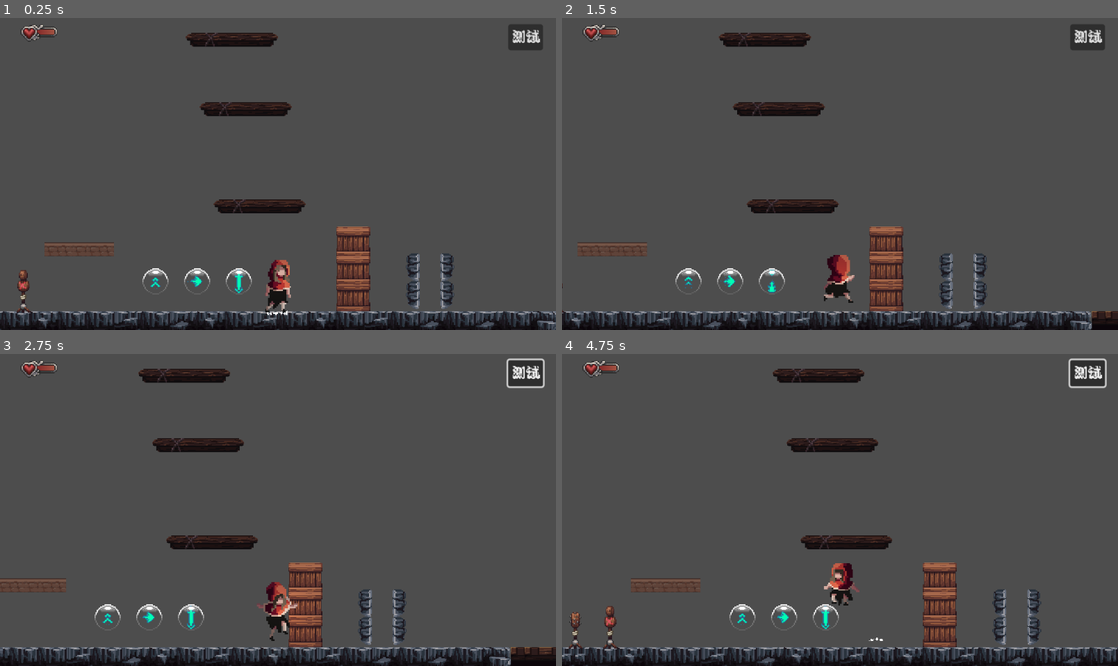
Above: before the commit, frames 1-4 (two rows, left to right).
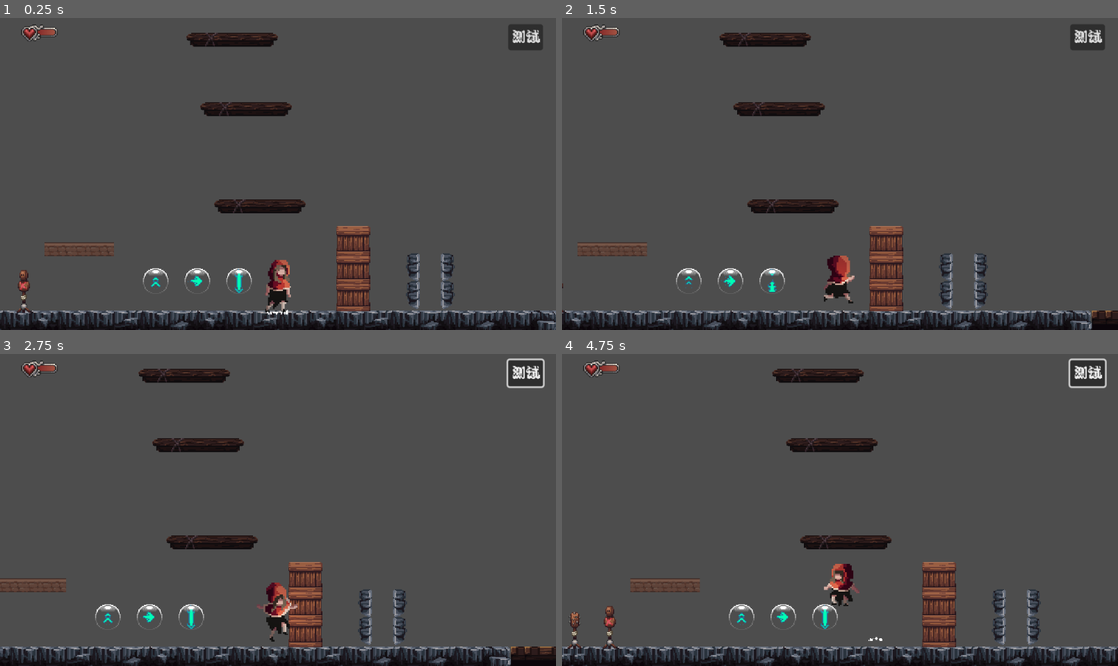
Above: after the commit, the same moments.

Repository: ka1tist/11
Game: Godot game, scene res://levels/00_洞穴/04.tscn
Two runs of this game, one before a commit and one after it. Both use one fixed random seed, a clock stepped at 60 frames per second and the inputs below.
Inputs (mouse positions are in pixels of both pictures, inside the frame that each line leads up to):
- Up to frame 1 (0.25 s): no input
- Up to frame 2 (1.5 s): click "测试" at 0.5 s; tap Enter at 1.25 s; move the mouse to (962, 158) at 1.27 s; hold Right (right) from 1.28 s (still down); hold C (dash) from 1.28 s (still down); click (962, 158) at 1.42 s
- Up to frame 3 (2.75 s): tap Z (jump) at 1.52, 2.27 s; move the mouse to (166, 525) at 2.02 s; release Right (right) at 2.03 s; release C (dash) at 2.03 s; hold Down (down) from 2.03 s (still down); tap S (action) at 2.1 s; tap C (dash) at 2.3 s
- Up to frame 4 (4.75 s): move the mouse to (895, 441) at 2.77 s; release Down (down) at 2.78 s; hold Right (right) 2.78-3.53 s; hold X (attack) 2.78-3.53 s; tap C (dash) at 3.05, 3.6 s; move the mouse to (812, 572) at 3.52 s; hold Up (up) 3.53-4.28 s; click (812, 572) at 3.67 s; tap Z (jump) at 3.77, 4.52 s; move the mouse to (1006, 556) at 4.27 s; hold Left (left) from 4.28 s (still down); hold C (dash) from 4.28 s (still down); tap 1 at 4.35 s

The runs differ from the first frame. In frame 1, 1.2% of the frame differs, in the area x 0-100%, y 2-100%; in frame 2, 1.4%; in frame 3, 1.1%; in frame 4, 2.4%.

Commit message:
闪避逻辑与音效优化

Diff:
--- a/00_global/audio/audio.gd
+++ b/00_global/audio/audio.gd
@@ -85,12 +85,13 @@
 	pass
 
 
-func play_spatial_sound( audio : AudioStream , pos : Vector2 ) -> void:
+func play_spatial_sound( audio : AudioStream , pos : Vector2 , volume_db : float = 0.0 ) -> void:
 	var ap : AudioStreamPlayer2D = AudioStreamPlayer2D.new()
 	add_child( ap )
 	ap.bus = "SFX"
 	ap.global_position = pos
 	ap.stream = audio
+	ap.volume_db = volume_db
 	ap.finished.connect( ap.queue_free )
 	ap.play()
 	pass
--- a/player/player.tscn
+++ b/player/player.tscn
@@ -520,6 +520,7 @@
 collision_mask = 2
 
 [node name="GroundSlamShapeCast" type="ShapeCast2D" parent="." unique_id=1451438387]
+visible = false
 position = Vector2(0, -4)
 enabled = false
 shape = SubResource("RectangleShape2D_g4c7l")
@@ -532,6 +533,7 @@
 process_mode = 3
 position = Vector2(0, -48)
 limit_smoothed = true
+position_smoothing_speed = 15.0
 script = ExtResource("8_8t03j")
 
 [node name="PointLight2D" type="PointLight2D" parent="." unique_id=1399614184]
@@ -568,6 +570,7 @@
 
 [node name="GroundSlamAttackArea" type="Area2D" parent="." unique_id=1304086685]
 unique_name_in_owner = true
+visible = false
 collision_layer = 0
 collision_mask = 96
 script = ExtResource("11_2ieo8")
--- a/player/scripts/player.gd
+++ b/player/scripts/player.gd
@@ -1,6 +1,7 @@
 class_name Player extends CharacterBody2D
 
 const DEBUG_JUMP_INDICATOR = preload("uid://c20ut5uhd7s7g")
+const MORPH = preload("uid://bw4a85fy11igm")
 signal damage_taken
 
 #region /// on ready variables
@@ -16,6 +17,13 @@
 @onready var animation_player: AnimationPlayer = $AnimationPlayer
 @onready var attack_area: AttackArea = %AttackArea
 @onready var damage_area: DamageArea = %DamageArea
+#记录各精灵的初始modulate，ready闪光结束后恢复为默认值而非运行时值
+@onready var _sprite_default_modulates : Array[Color] = [
+	sprite.modulate ,
+	sprite_2d_2.modulate ,
+	sprite_2d_3.modulate ,
+	sprite_2d_4.modulate ,
+]
 #endregion
 
 #region /// on ready variables
@@ -34,6 +42,8 @@
 #地面dash内置CD：上次地面dash的时间戳（毫秒），防止在地面连续闪避
 const GROUND_DASH_COOLDOWN_MSEC : int = 1000
 var last_ground_dash_msec : int = -1000
+#地面dash冷却是否进行中，用于在冷却结束时触发一次ready提示
+var _ground_dash_cooldown_active : bool = false
 var double_jump : bool = false
 var jump_count : int = 0
 var ground_slam : bool = false
@@ -89,8 +99,38 @@
 
 func _process(_delta: float) -> void:
 	update_direction()
+	_update_dash_ready()
 	change_state( current_state.process( _delta ) )
 	pass
+
+#检测地面dash冷却是否转好，转好时播放一次ready闪光提示
+func _update_dash_ready() -> void:
+	if dash == false:
+		return
+	var elapsed : int = Time.get_ticks_msec() - last_ground_dash_msec
+	if _ground_dash_cooldown_active == false:
+		if elapsed < GROUND_DASH_COOLDOWN_MSEC:
+			_ground_dash_cooldown_active = true
+	else:
+		if elapsed >= GROUND_DASH_COOLDOWN_MSEC:
+			_ground_dash_cooldown_active = false
+			Audio.play_spatial_sound( MORPH , global_position , -4.0 )
+			_play_dash_ready_flash()
+	pass
+
+
+#ready闪光：用Tween短暂提亮当前可见的精灵后回到默认modulate，不干扰AnimationPlayer正在播放的状态动画
+func _play_dash_ready_flash() -> void:
+	var sprites : Array[Sprite2D] = [ sprite , sprite_2d_2 , sprite_2d_3 , sprite_2d_4 ]
+	for i in range( sprites.size() ):
+		var s : Sprite2D = sprites[ i ]
+		var orig : Color = _sprite_default_modulates[ i ]
+		var flash : Color = Color( orig.r * 2.5 , orig.g * 2.5 , orig.b * 2.5 , orig.a )
+		var tw : Tween = create_tween()
+		tw.tween_property( s , "modulate" , flash , 0.05 )
+		tw.tween_property( s , "modulate" , orig , 0.05 )
+	pass
+
 
 
 
--- a/player/scripts/player_camera.gd
+++ b/player/scripts/player_camera.gd
@@ -9,6 +9,7 @@
 
 func _ready() -> void:
 	VisualEffects.camera_shook.connect( _apply_shake )
+	SceneManager.new_scene_ready.connect( _on_scene_transition )
 	pass
 
 
@@ -24,3 +25,8 @@
 func _apply_shake( strength : float ) -> void:
 	shake_strengh = min( strength , max_shake_offset )
 	pass
+
+
+func _on_scene_transition( _t , _o ) -> void:
+	reset_smoothing.call_deferred()
+	pass
--- a/project.godot
+++ b/project.godot
@@ -142,3 +142,4 @@
 rendering_device/driver.windows="d3d12"
 renderer/rendering_method="gl_compatibility"
 renderer/rendering_method.mobile="gl_compatibility"
+2d/snap/snap_2d_transforms_to_pixel=true
